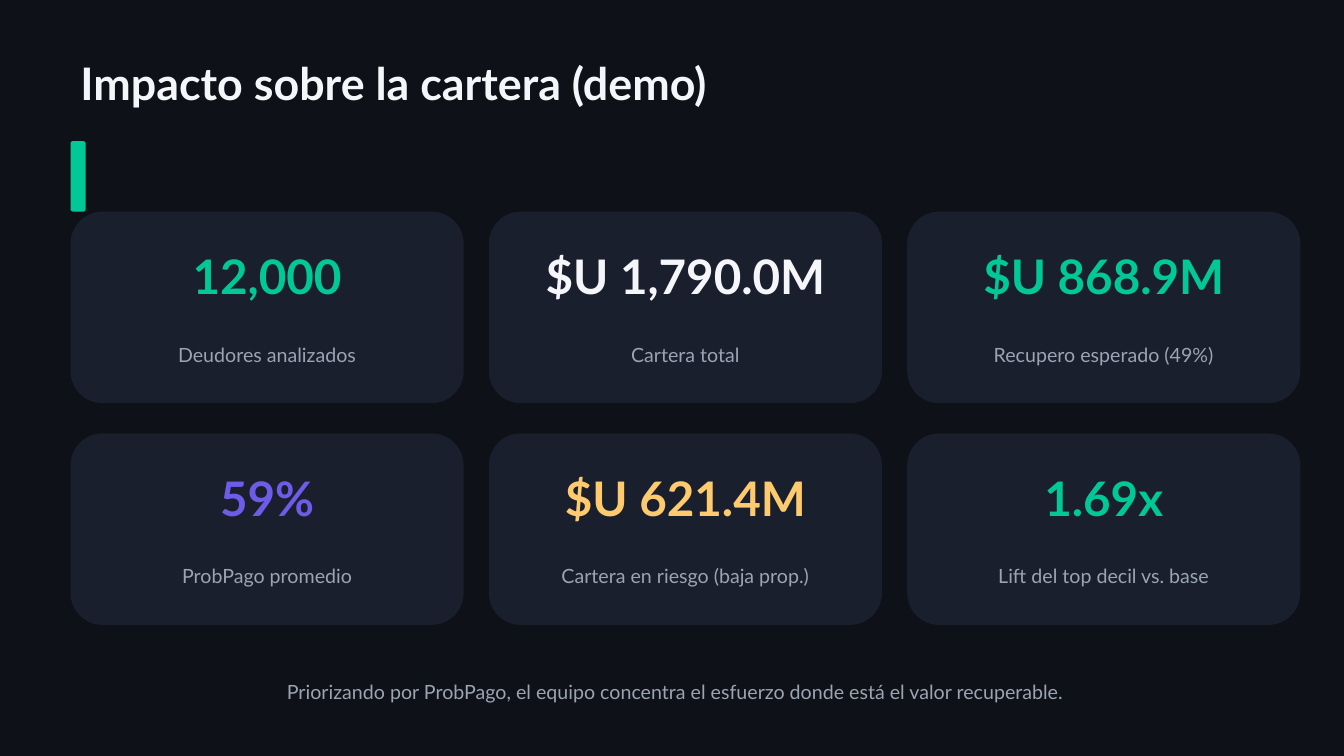
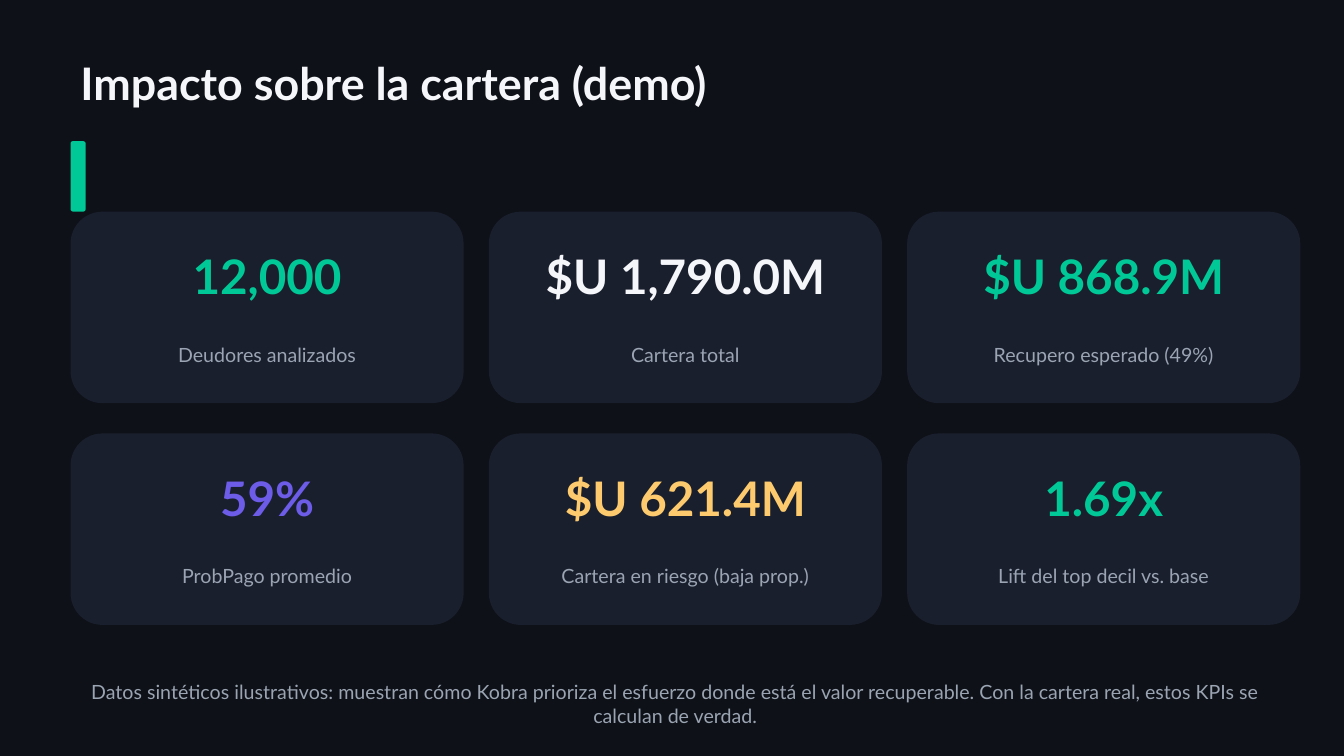
Before and after one commit to vieraschiavi/Kobra, a slide deck: slide 5 of presentation/Kobra_Presentacion_Gerencial.pptx. Drawn at 1344x756 pixels with LibreOffice and Linux fonts; fonts in the diff are those of the drawing. Boxes give left, top, right and bottom in pixels: in the first picture for what was removed or moved away, otherwise in the second. Text is boxed around its words. In the diff, an @@ line names an element or a change of style, - is before the commit and + after.

```diff
--- a/presentation/Kobra_Presentacion_Gerencial.pptx
+++ b/presentation/Kobra_Presentacion_Gerencial.pptx
@@ text at [91, 684, 1258, 723]: text changed @@
-Priorizando por ProbPago, el equipo concentra el esfuerzo donde está el valor recuperable.
+Datos sintéticos ilustrativos: muestran cómo Kobra prioriza el esfuerzo donde está el valor recuperable. Con la cartera real, estos KPIs se calculan de verdad.
```
Also in this commit, not shown: 4 other slides changed, 32 other files.
